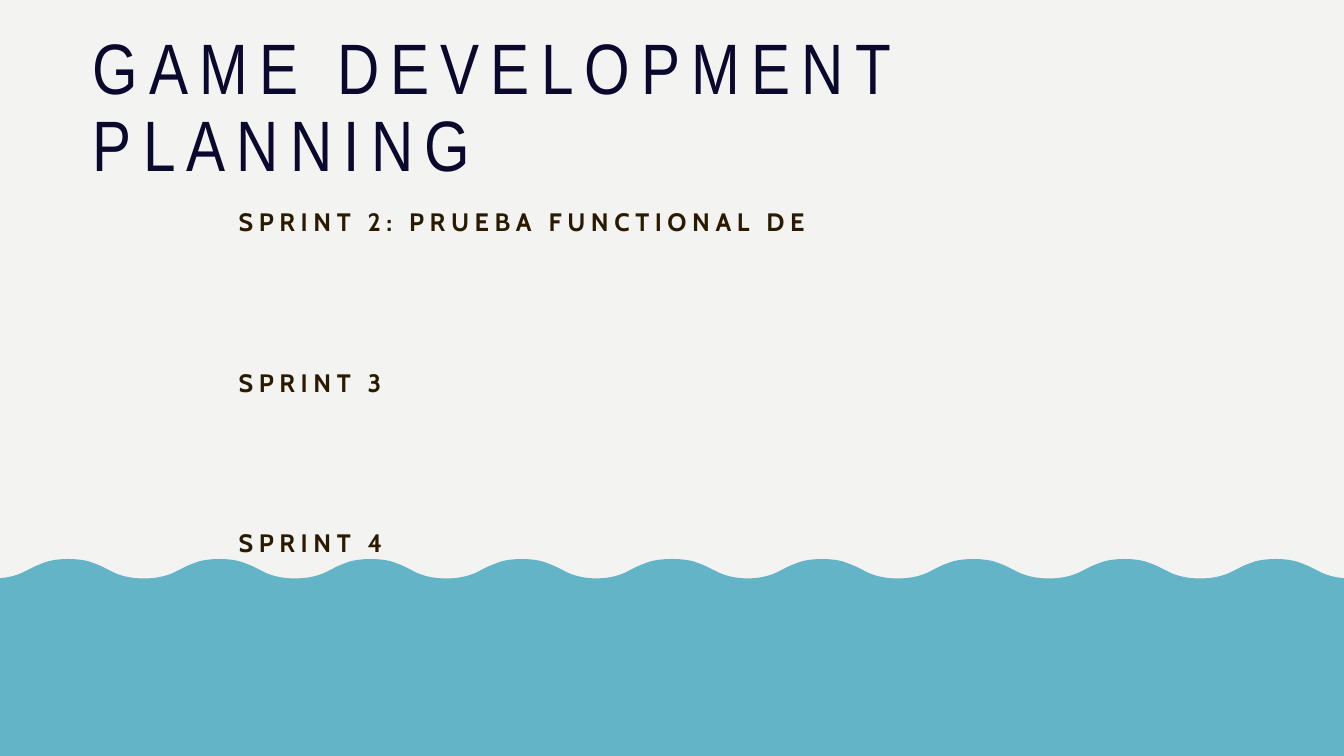
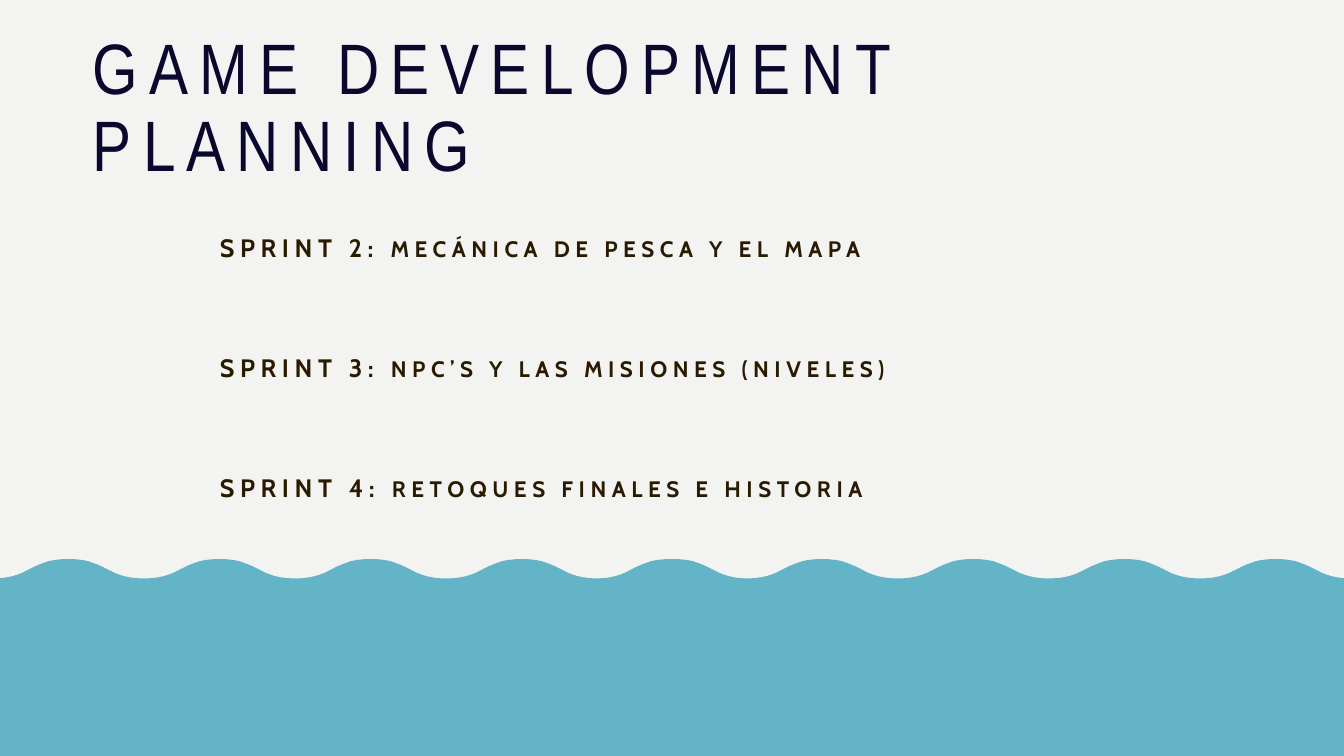
Before and after one commit to UO270656/ProfeNoLoHicimos, a slide deck: slide 6 of SPRINT1/SPRINT_1.pptx (slide 5 before the commit). Drawn at 1344x756 pixels with LibreOffice and Linux fonts; fonts in the diff are those of the drawing. Boxes give left, top, right and bottom in pixels: in the first picture for what was removed or moved away, otherwise in the second. Text is boxed around its words. In the diff, an @@ line names an element or a change of style, - is before the commit and + after.

Commit message:
update presentation

```diff
--- a/SPRINT1/SPRINT_1.pptx
+++ b/SPRINT1/SPRINT_1.pptx
@@ text at bbox=[220, 237, 885, 498]: text changed; size 18 to 16 pt @@
-SPRINT 2: PRUEBA FUNCTIONAL DE
-SPRINT 3
-SPRINT 4
+SPRINT 2: MECÁNICA DE PESCA Y EL MAPA
+SPRINT 3: NPC’S Y LAS MISIONES (NIVELES)
+SPRINT 4: RETOQUES FINALES E HISTORIA
```
Also in this commit, not shown: 1 other slide changed, 1 slide added.
